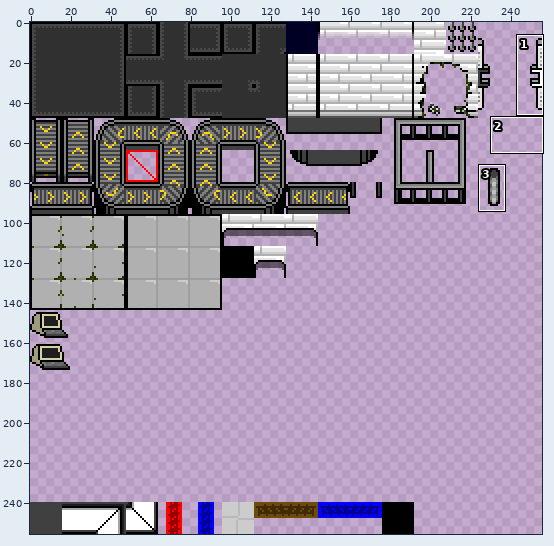
File history of a sprite sheet, Assets/Maps/tileset.png. Above: a wide view before the commit, with the close-up outlined.
Close-up. The starting point:
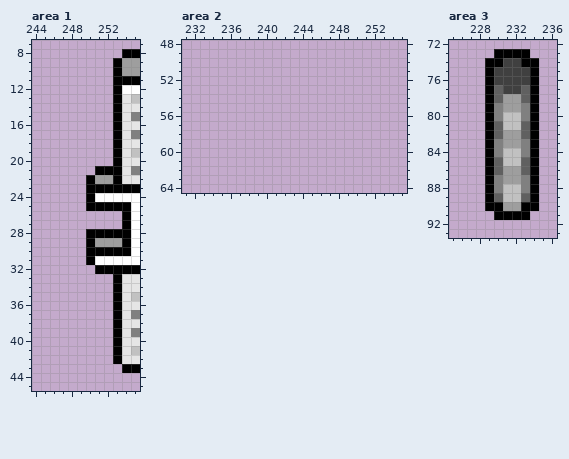
The file is 256x256 pixels. Pixels under 10% opacity are left out. Colours within 5 levels of each other are drawn and written as one. Shown: area 1: x 244..255, y 7..45; area 2: x 231..255, y 48..64; area 3: x 225..236, y 72..93. The commit also changed other parts of the picture, which this record leaves out.
After:
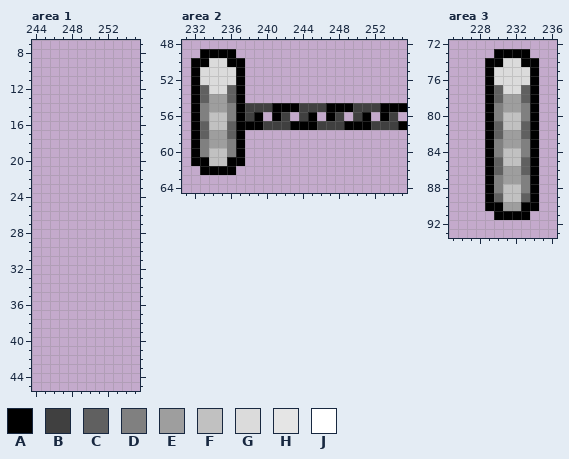
Palette (. is transparent): A #000000  B #404040  C #606060  D #808080  E #9e9e9e  F #c1c1c1  G #dbdbdb  H #e5e5e5  J #ffffff
The exact change:
Area 1:
Colour A is removed in row 8 at x 254 to 255; in rows 9 to 10 at x 253; in row 11 at x 253 to 255; in rows 12 to 20 at x 253; in row 21 at x 251 to 253; in row 22 at x 250 and 253.
Colour A is removed in row 23 at x 250 to 255; in row 24 at x 250; in row 25 at x 250 to 254; in rows 26 to 27 at x 254; in row 28 at x 250 to 254; in row 29 at x 250 and 254.
Colour A is removed in row 30 at x 250 to 254; in row 31 at x 250; in row 32 at x 251 to 255; in rows 33 to 42 at x 253; in row 43 at x 254 to 255.
Colour D is removed in row 15 at x 255; in row 17 at x 255; in row 21 at x 255; in row 37 at x 255; in row 39 at x 255.
Colour E is removed in rows 9 to 10 at x 254 to 255; in row 22 at x 251 to 252; in row 29 at x 251 to 253.
Colour F is removed in row 13 at x 255; in row 19 at x 255; in row 35 at x 255; in row 41 at x 255.
Colour H is removed in row 13 at x 254; in row 14 at x 254 to 255; in row 15 at x 254; in row 16 at x 254 to 255; in row 17 at x 254; in row 18 at x 254 to 255.
Colour H is removed in row 19 at x 254; in row 20 at x 254 to 255; in row 21 at x 254; in row 22 at x 254 to 255; in rows 33 to 34 at x 254 to 255; in row 35 at x 254.
Colour H is removed in row 36 at x 254 to 255; in row 37 at x 254; in row 38 at x 254 to 255; in row 39 at x 254; in row 40 at x 254 to 255; in row 41 at x 254.
Colour H is removed in row 42 at x 254 to 255.
Colour J is removed in row 12 at x 254 to 255; in row 24 at x 251 to 255; in rows 25 to 30 at x 255; in row 31 at x 251 to 255.
Area 2:
There is now colour A in row 49 at x 233 to 236; in row 50 at x 232 to 233 and 236 to 237; in rows 51 to 54 at x 232 and 237; in row 55 at x 232, 237, 241 to 243, 247 to 249 and 253 to 255; in row 56 at x 232, 237, 239, 241, 245, 247, 251 and 253; in row 57 at x 232, 237 to 239, 243 to 245, 249 to 251 and 255.
There is now colour A in rows 58 to 60 at x 232 and 237; in row 61 at x 232 to 233 and 236 to 237; in row 62 at x 233 to 236.
There is now colour B in row 55 at x 238 to 240, 244 to 246 and 250 to 252; in row 56 at x 238, 242, 244, 248, 250 and 254; in row 57 at x 240 to 242, 246 to 248 and 252 to 254.
There is now colour C in rows 53 to 54 at x 233 and 236; in rows 57 to 58 at x 233 and 236.
There is now colour D in rows 55 to 56 at x 233 and 236; in rows 59 to 60 at x 233 and 236.
There is now colour E in rows 54 to 55 at x 234 to 235; in rows 58 to 59 at x 234 to 235.
There is now colour F in rows 56 to 57 at x 234 to 235; in rows 60 to 61 at x 234 to 235.
There is now colour G in row 50 at x 234 to 235; in rows 51 to 52 at x 233 to 236; in row 53 at x 234 to 235.
Area 3:
The edit turns colour B into colour G in row 74 at x 231 to 232; in rows 75 to 76 at x 230 to 233; in row 77 at x 231 to 232.
